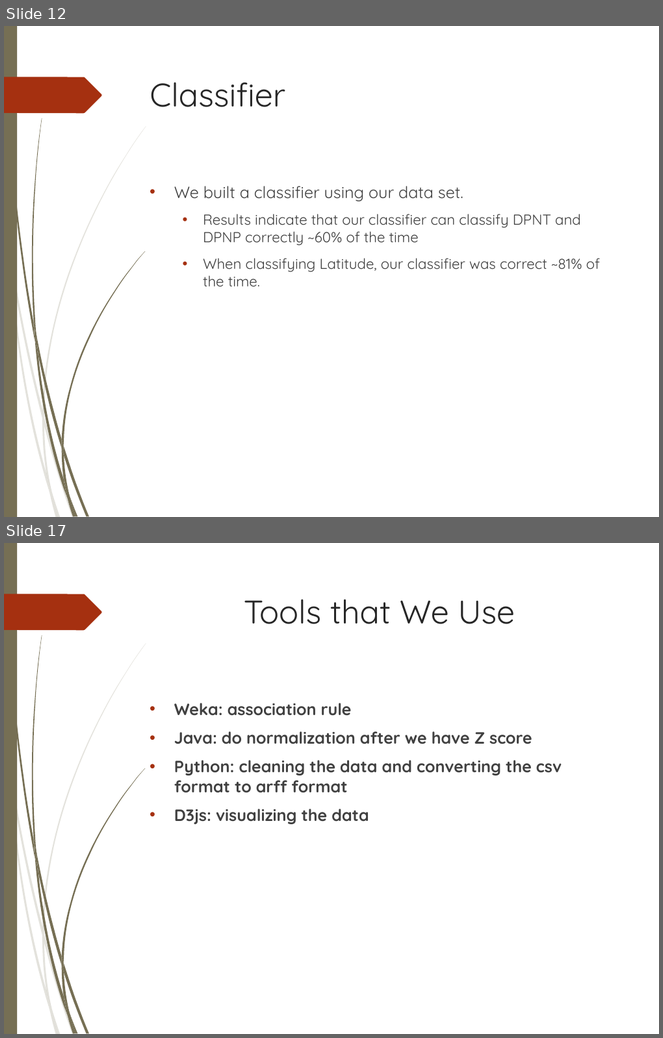
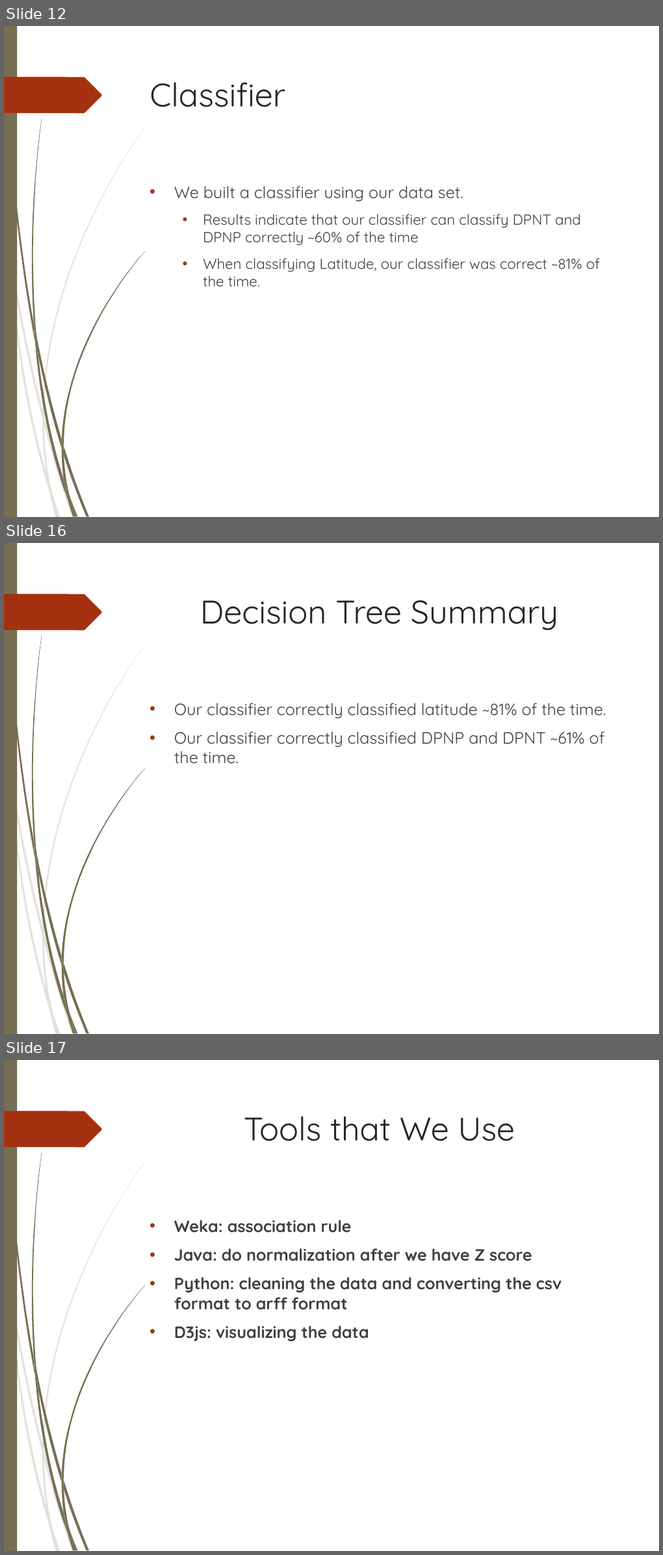
Before and after one commit to Iron-Ham/CPS585, a slide deck: cps585-weather analysis.ppt. Shown one above the other, each under a label of ours: slides 12 and 17 before the commit, slides 12, 16 and 17 after it; the slides between them are not shown. The pictures are 663x1038 and 663x1555 pixels, drawn with LibreOffice and Linux fonts; fonts in the diff are those of the drawing; background and template pictures are left out. Boxes give left, top, right and bottom in pixels: in the first picture for what was removed or moved away, otherwise in the second. Text is boxed around its words. In the diff, an @@ line names an element or a change of style, - is before the commit and + after.

Commit message:
ppt

```diff
--- a/cps585-weather analysis.ppt
+++ b/cps585-weather analysis.ppt
@@ slide 16 added at bbox=[4, 543, 659, 1034], background picture (left out); not listed: 24 template elements that a slide beside it also shows @@
@@ title added at bbox=[200, 600, 558, 630], 36 pt, text #262626 @@
+Decision Tree Summary
@@ text added at bbox=[174, 703, 606, 764], 18 pt, text #404040 @@
+• Our classifier correctly classified latitude ~81% of the time.
+• Our classifier correctly classified DPNP and DPNT ~61% of the time.
```
Also in this commit, not shown: 1 slide removed.
